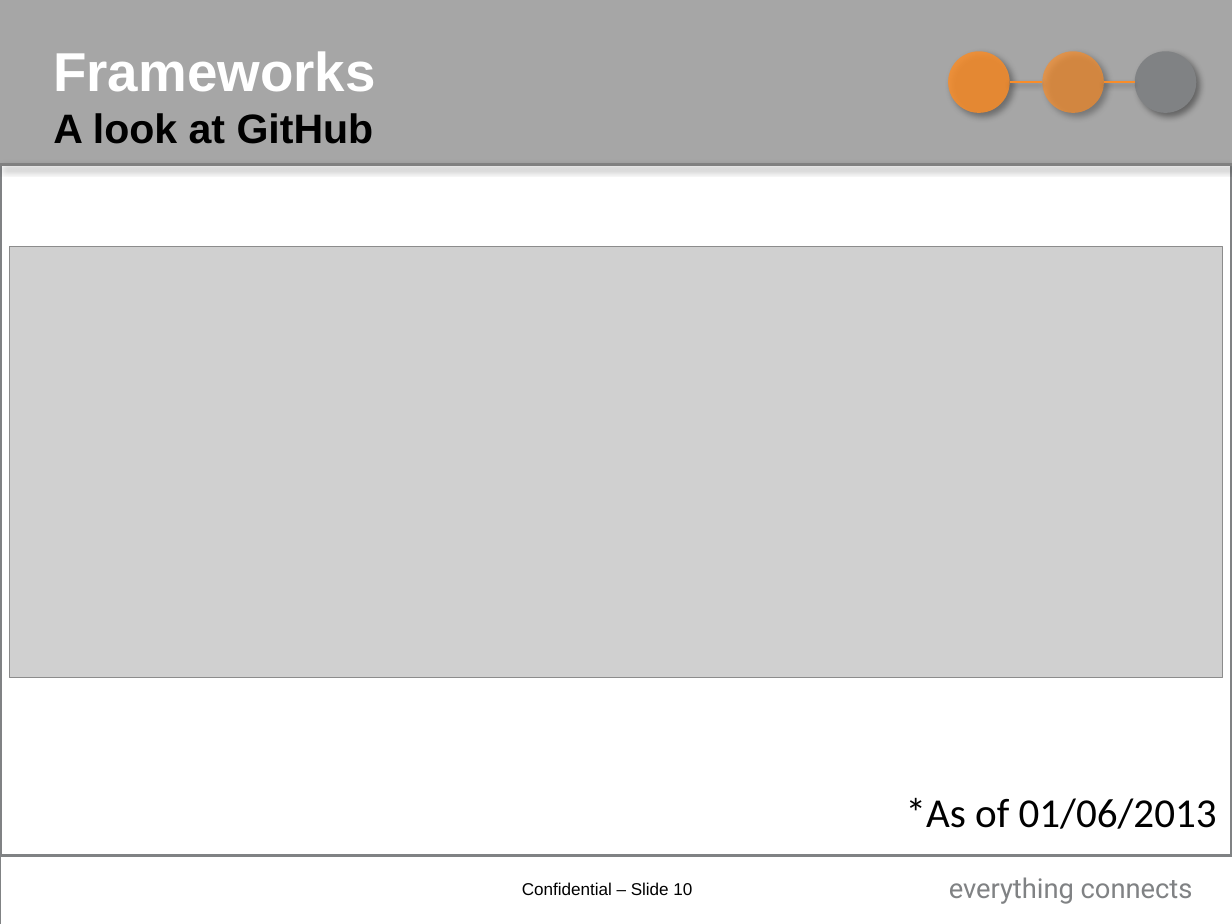
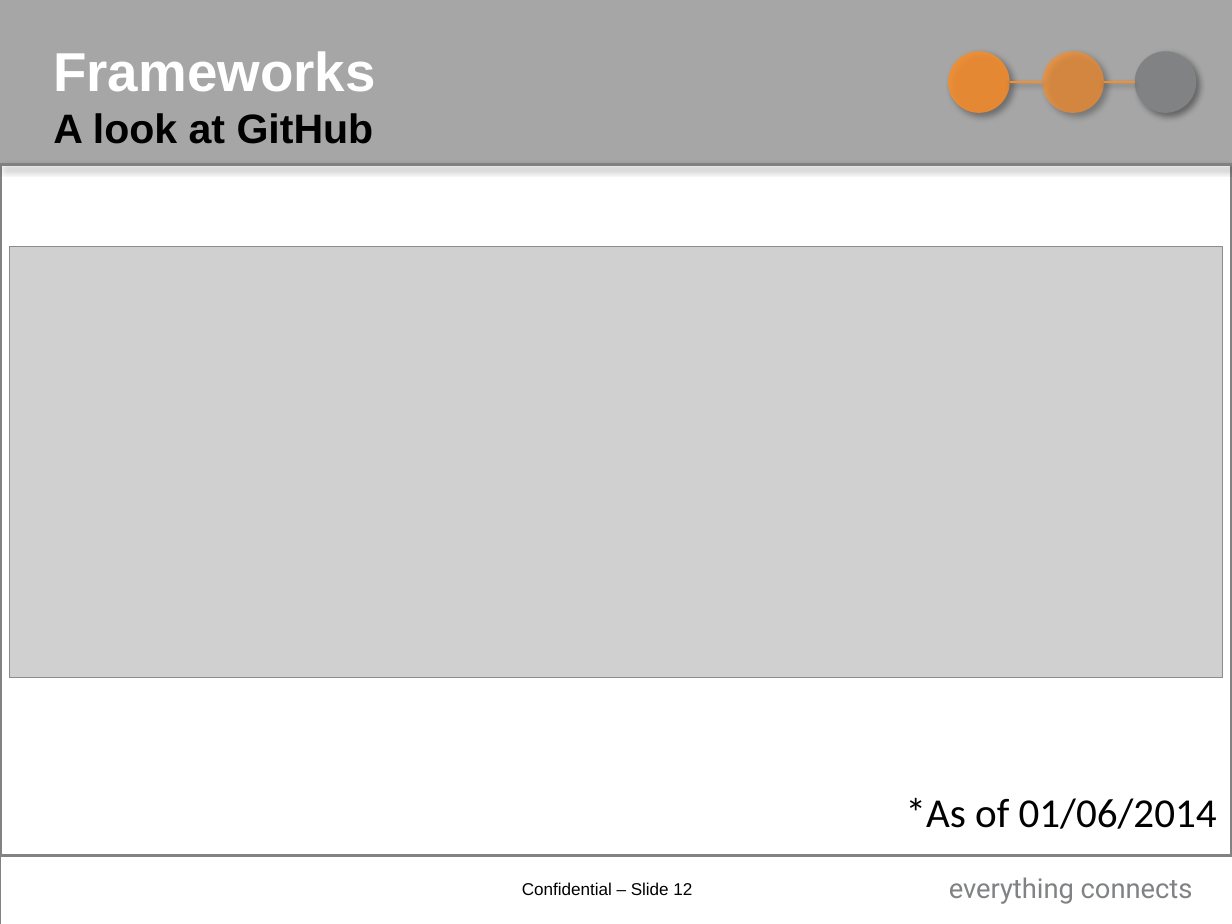
Before and after one commit to NVISIA/BBWorkshop-Ember, a slide deck: slide 12 of presentation/SPA_workshop.pptx (slide 10 before the commit). Drawn at 1232x924 pixels with LibreOffice and Linux fonts; fonts in the diff are those of the drawing; grey boxes stand for pictures; background and template pictures are left out. Boxes give left, top, right and bottom in pixels: in the first picture for what was removed or moved away, otherwise in the second. Text is boxed around its words. In the diff, an @@ line names an element or a change of style, - is before the commit and + after.

```diff
--- a/presentation/SPA_workshop.pptx
+++ b/presentation/SPA_workshop.pptx
@@ text at (x1=906, y1=797, x2=1217, y2=829): text changed @@
-*As of 01/06/2013
+*As of 01/06/2014
@@ page number at (x1=522, y1=882, x2=692, y2=895): text changed @@
-Confidential – Slide 10
+Confidential – Slide 12
```
Also in this commit, not shown: 5 other slides changed, 2 slides added, 2 other files.
